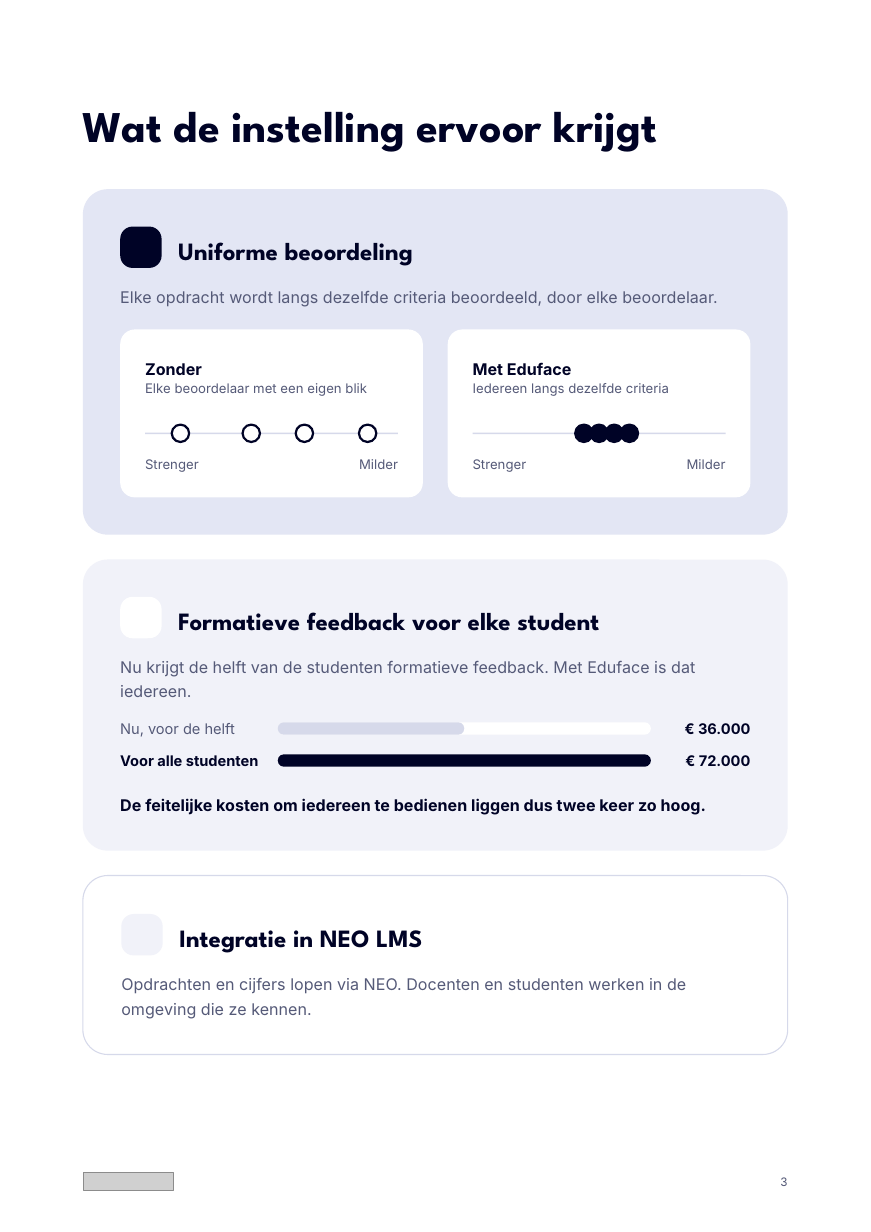
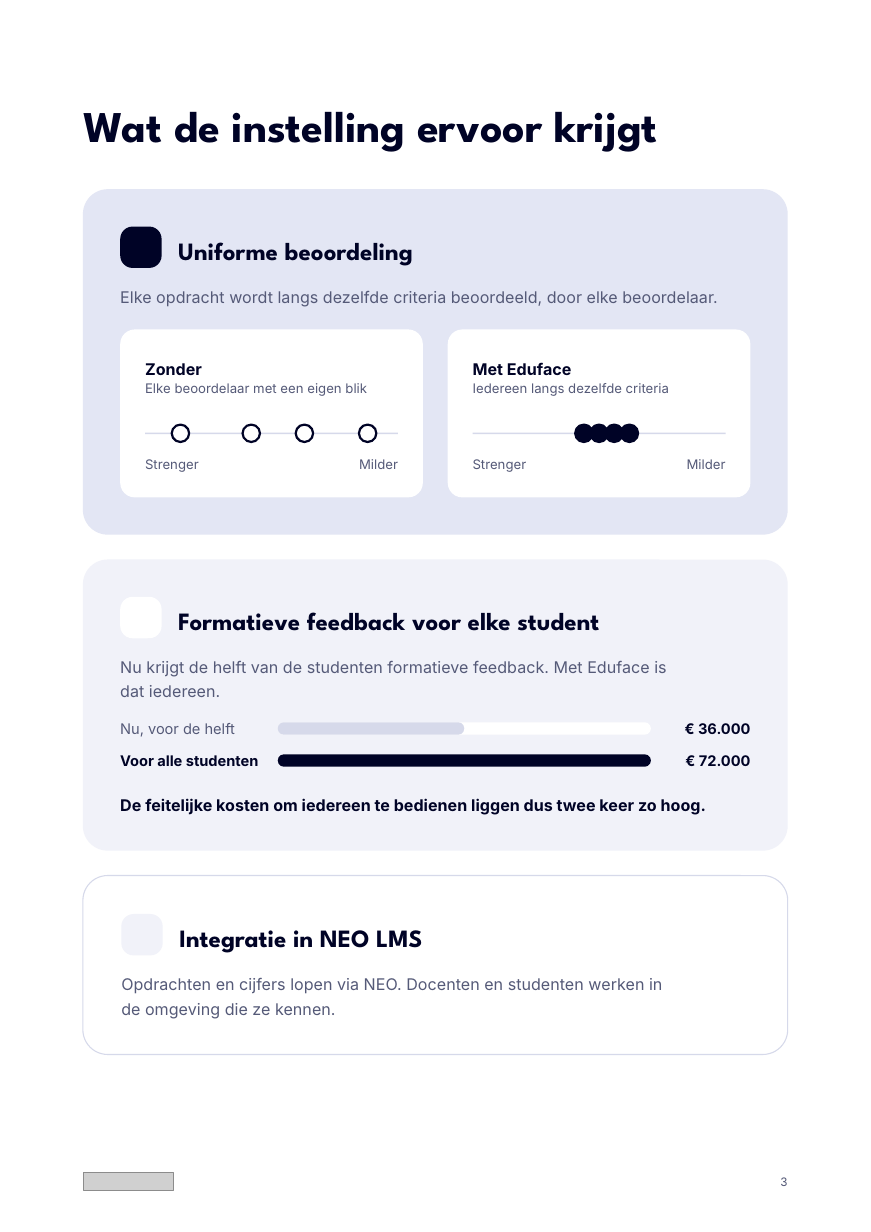
Before and after one commit to Dante-Eduface/Claude, a slide deck: slide 3 of Design/Concepts/document/eduface-document-bewerkbaar.pptx. Drawn at 871x1232 pixels with LibreOffice and Linux fonts; fonts in the diff are those of the drawing; grey boxes stand for pictures; background and template pictures are left out. Boxes give left, top, right and bottom in pixels: in the first picture for what was removed or moved away, otherwise in the second. Text is boxed around its words. In the diff, an @@ line names an element or a change of style, - is before the commit and + after.

```diff
--- a/Design/Concepts/document/eduface-document-bewerkbaar.pptx
+++ b/Design/Concepts/document/eduface-document-bewerkbaar.pptx
@@ text "Nu krijgt de helft van ..." rewrapped from (120,661,695,697) to (120,661,666,697) @@
@@ text "Opdrachten en cijfers lopen via ..." rewrapped from (121,978,686,1018) to (121,978,662,1018) @@
```
Also in this commit, not shown: 5 other slides changed, 2 other files.
